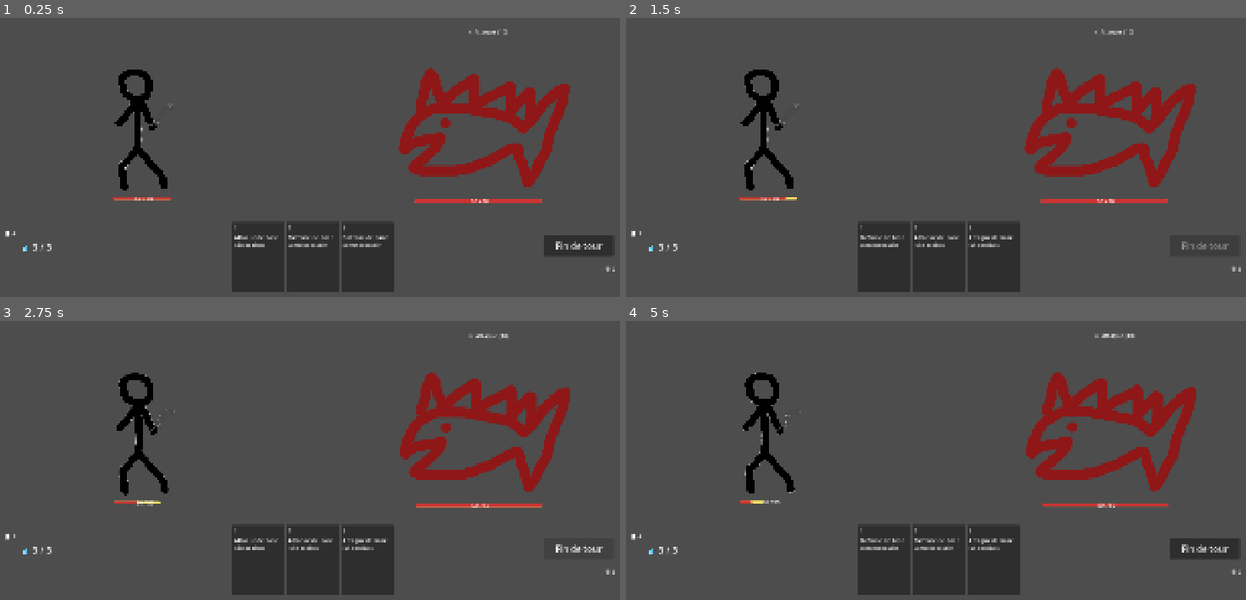
Above: before the commit, frames 1-4 (two rows, left to right).
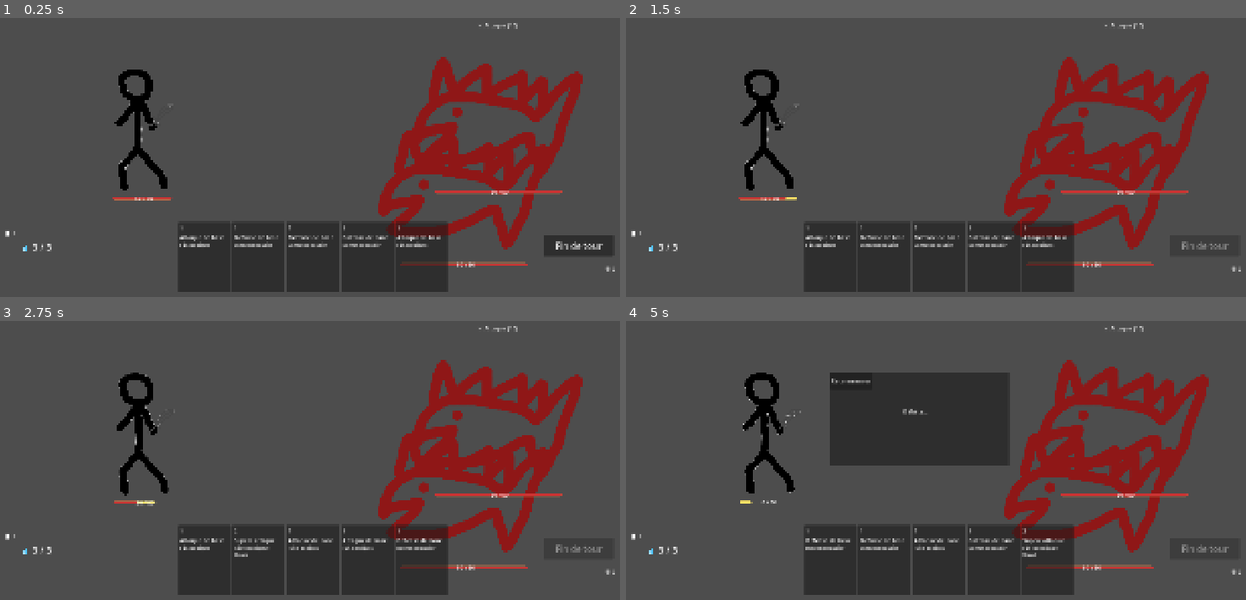
Above: after the commit, the same moments.

Repository: Elehos/jeu_de_bouboules
Game: Godot game, scene res://scenes/combat/combat.tscn
The game is run twice, just before and just after one commit, with the same random seed, the same clock (stepped at 60 frames per second) and the same inputs.
Inputs (mouse positions are in pixels of both pictures, inside the frame that each line leads up to):
- Up to frame 1 (0.25 s): no input
- Up to frame 2 (1.5 s): click "Fin de tour" at 0.5 s; click (1202, 246) at 1.25 s, where only the run before the commit has a clickable "Fin de tour"
- Up to frame 3 (2.75 s): click "Fin de tour" at 2 s
- Up to frame 4 (5 s): drag from (768, 427) to (1109, 429) at 2.77 s; drag from (1109, 427) to (768, 427) at 3.52 s; tap Enter at 4.25 s; move the mouse to (1004, 340) at 4.27 s; click (1004, 340) at 4.42 s

The runs differ from the first frame. In frame 1, 12% of the frame differs, in the area x 1-94%, y 1-99%; in frame 2, 12%; in frame 3, 12%; in frame 4, 22%, in the area x 1-98%, y 1-99%.

Commit message:
ajout de plusieurs ennemies en début de combat

Diff:
--- a/scenes/combat/combat.tscn
+++ b/scenes/combat/combat.tscn
@@ -3,13 +3,12 @@
 [ext_resource type="Script" uid="uid://batmmnjn3kp00" path="res://script/combat/CombatManager.gd" id="1_4voa6"]
 [ext_resource type="Script" uid="uid://dsmj81ld5jq7v" path="res://script/combat/Character.gd" id="1_5vqsm"]
 [ext_resource type="Texture2D" uid="uid://c32vf6tqncadn" path="res://assets/wireframe.jpg" id="1_ltalu"]
+[ext_resource type="PackedScene" uid="uid://bnydw6h4io0og" path="res://scenes/combat/enemy.tscn" id="2_gwckk"]
 [ext_resource type="Texture2D" uid="uid://bhv2lbp7eivo3" path="res://assets/characters/hero.png" id="3_4voa6"]
-[ext_resource type="Texture2D" uid="uid://e1ecrkhdsv07" path="res://assets/monsters/poichon.png" id="4_jgg25"]
 [ext_resource type="Script" uid="uid://olrbvy74v182" path="res://script/cards/Hand.gd" id="5_4a6i5"]
-[ext_resource type="Script" uid="uid://bug7rsw3haj2c" path="res://script/combat/Enemy.gd" id="5_jgg25"]
 [ext_resource type="Resource" uid="uid://si2lgkydtdkd" path="res://ressoucesCards/attackCard.tres" id="6_ijgaf"]
 [ext_resource type="Script" uid="uid://f3o7b7woxojq" path="res://script/cards/CardData.gd" id="7_3dmww"]
-[ext_resource type="PackedScene" uid="uid://d0g5hjsgl0b2j" path="res://scenes/cards/card.tscn" id="8_gwckk"]
+[ext_resource type="PackedScene" uid="uid://d0g5hjsgl0b2j" path="res://scenes/cards/Card.tscn" id="8_gwckk"]
 [ext_resource type="Resource" uid="uid://bomdgafd46m8f" path="res://ressoucesCards/defenseCard.tres" id="9_gwckk"]
 [ext_resource type="Resource" uid="uid://64tt2oeikj55" path="res://ressoucesCards/superAttackCard.tres" id="10_mrrmw"]
 [ext_resource type="PackedScene" uid="uid://cuugmemifju2l" path="res://scenes/ui/card_list_popup.tscn" id="13_mrrmw"]
@@ -20,14 +19,9 @@
 [sub_resource type="RectangleShape2D" id="RectangleShape2D_ckr0i"]
 size = Vector2(276, 391)
 
-[sub_resource type="StyleBoxFlat" id="StyleBoxFlat_563wa"]
-bg_color = Color(0.7254902, 0.5803922, 0.15686275, 1)
-
-[sub_resource type="RectangleShape2D" id="RectangleShape2D_ifpyu"]
-size = Vector2(522, 384.5)
-
 [node name="Combat" type="Node2D" unique_id=1943509951]
 script = ExtResource("1_4voa6")
+enemy_scene = ExtResource("2_gwckk")
 
 [node name="WorldRoot" type="Node2D" parent="." unique_id=2091808715]
 
@@ -80,53 +74,14 @@
 position = Vector2(474, 545.5)
 shape = SubResource("RectangleShape2D_ckr0i")
 
-[node name="Enemy" type="CharacterBody2D" parent="WorldRoot" unique_id=1490143893]
-script = ExtResource("5_jgg25")
-intention_sequence = Array[int]([0, 0, 0, 0])
+[node name="EnemySlot1" type="Marker2D" parent="WorldRoot" unique_id=1229845398]
+position = Vector2(1385, 732)
 
-[node name="HPBarDelayed" type="ProgressBar" parent="WorldRoot/Enemy" unique_id=479009923]
-offset_left = 1250.0
-offset_top = 760.0
-offset_right = 1608.0
-offset_bottom = 769.0
-theme_override_styles/fill = SubResource("StyleBoxFlat_563wa")
-show_percentage = false
+[node name="EnemySlot2" type="Marker2D" parent="WorldRoot" unique_id=2047136660]
+position = Vector2(1481, 526)
 
-[node name="HPBar" type="ProgressBar" parent="WorldRoot/Enemy" unique_id=1127862993]
-offset_left = 1249.0
-offset_top = 760.0
-offset_right = 1609.0
-offset_bottom = 769.0
-show_percentage = false
-
-[node name="HP" type="Label" parent="WorldRoot/Enemy" unique_id=1371015497]
-offset_left = 1408.0
-offset_top = 753.0
-offset_right = 1448.0
-offset_bottom = 776.0
-
-[node name="Sprite2D" type="Sprite2D" parent="WorldRoot/Enemy" unique_id=2048843923]
-position = Vector2(1446, 557)
-texture = ExtResource("4_jgg25")
-
-[node name="IntentionLabel" type="Label" parent="WorldRoot/Enemy" unique_id=1415942021]
-offset_left = 1399.0
-offset_top = 272.0
-offset_right = 1511.0
-offset_bottom = 333.0
-
-[node name="Block" type="Label" parent="WorldRoot/Enemy" unique_id=164104485]
-offset_left = 1208.0
-offset_top = 762.0
-offset_right = 1248.0
-offset_bottom = 785.0
-
-[node name="ClickArea" type="Area2D" parent="WorldRoot/Enemy" unique_id=1989323342]
-collision_layer = 8
-
-[node name="CollisionShape2D" type="CollisionShape2D" parent="WorldRoot/Enemy/ClickArea" unique_id=2025638365]
-position = Vector2(1443, 548.75)
-shape = SubResource("RectangleShape2D_ifpyu")
+[node name="EnemySlot3" type="Marker2D" parent="WorldRoot" unique_id=1664503013]
+position = Vector2(1175, 591)
 
 [node name="UI" type="CanvasLayer" parent="." unique_id=1345790589]
 
@@ -196,3 +151,4 @@
 mouse_filter = 0
 
 [node name="CardListPopup" parent="UI" unique_id=577641462 instance=ExtResource("13_mrrmw")]
+visible = false
--- /dev/null
+++ b/scenes/combat/enemy.tscn
@@ -0,0 +1,57 @@
+[gd_scene format=3 uid="uid://bnydw6h4io0og"]
+
+[ext_resource type="Script" uid="uid://bug7rsw3haj2c" path="res://script/combat/Enemy.gd" id="1_dxtal"]
+[ext_resource type="Texture2D" uid="uid://e1ecrkhdsv07" path="res://assets/monsters/poichon.png" id="2_8afxw"]
+
+[sub_resource type="StyleBoxFlat" id="StyleBoxFlat_563wa"]
+bg_color = Color(0.7254902, 0.5803922, 0.15686275, 1)
+
+[sub_resource type="RectangleShape2D" id="RectangleShape2D_ifpyu"]
+size = Vector2(522, 384.5)
+
+[node name="Enemy" type="CharacterBody2D" unique_id=1414696823]
+script = ExtResource("1_dxtal")
+intention_sequence = Array[int]([0, 0, 0, 0])
+
+[node name="HPBarDelayed" type="ProgressBar" parent="." unique_id=820461938]
+offset_left = -175.0
+offset_top = 208.0
+offset_right = 183.0
+offset_bottom = 217.0
+theme_override_styles/fill = SubResource("StyleBoxFlat_563wa")
+show_percentage = false
+
+[node name="HPBar" type="ProgressBar" parent="." unique_id=1490257298]
+offset_left = -176.0
+offset_top = 208.0
+offset_right = 184.0
+offset_bottom = 217.0
+show_percentage = false
+
+[node name="HP" type="Label" parent="." unique_id=1215918533]
+offset_left = -17.0
+offset_top = 201.0
+offset_right = 23.0
+offset_bottom = 224.0
+
+[node name="Sprite2D" type="Sprite2D" parent="." unique_id=1065179813]
+texture = ExtResource("2_8afxw")
+
+[node name="IntentionLabel" type="Label" parent="." unique_id=946254267]
+offset_left = -54.0
+offset_top = -272.0
+offset_right = 58.0
+offset_bottom = -211.0
+
+[node name="Block" type="Label" parent="." unique_id=1940169795]
+offset_left = -217.0
+offset_top = 210.0
+offset_right = -177.0
+offset_bottom = 233.0
+
+[node name="ClickArea" type="Area2D" parent="." unique_id=1903516912]
+collision_layer = 8
+
+[node name="CollisionShape2D" type="CollisionShape2D" parent="ClickArea" unique_id=688300112]
+position = Vector2(0, -3)
+shape = SubResource("RectangleShape2D_ifpyu")
--- a/script/cards/Hand.gd
+++ b/script/cards/Hand.gd
@@ -4,7 +4,7 @@
 @export var card_scene: PackedScene  # on y glissera Card.tscn depuis l'Inspecteur
 @export var starting_cards: Array[CardData] = []  # tes CardData de test, à remplir dans l'Inspecteur
 @export var deck_data: Array[CardData] = []  # ton deck complet, assigné dans l'Inspecteur
-@export var cards_per_turn: int = 3
+@export var cards_per_turn: int = 5 # nombre de cartes tirées par tour
 
 func _ready() -> void:
 	CombatEvents.player_turn_started.connect(new_turn)
--- a/script/combat/CombatManager.gd
+++ b/script/combat/CombatManager.gd
@@ -9,7 +9,6 @@
 
 # Références aux nœuds de la scène, récupérées automatiquement au lancement
 @onready var player: Character = $WorldRoot/Player
-@onready var enemy: Enemy = $WorldRoot/Enemy
 @onready var end_turn_button: Button = $UI/EndTurnButton
 @onready var mana_label: Label = $UI/ManaLabel
 @onready var end_screen: Panel = $UI/EndScreen
@@ -21,6 +20,10 @@
 @onready var card_list_popup: CardListPopup = $UI/CardListPopup
 
 var combat_over: bool = false
+@export var enemy_scene: PackedScene  # glisse Enemy.tscn dans l'Inspecteur
+@onready var enemy_slots: Array[Marker2D] = [$WorldRoot/EnemySlot1, $WorldRoot/EnemySlot2, $WorldRoot/EnemySlot3]
+
+var enemies: Array[Enemy] = []
 
 # Signaux émis pour prévenir d'autres scripts (UI, animations...) qu'un tour démarre/finit
 signal turn_started(state: TurnState)
@@ -28,16 +31,17 @@
 
 
 func _ready() -> void:
+	spawn_enemies()
 	CombatEvents.deck_counts_changed.connect(_on_deck_counts_changed)
 	end_turn_button.pressed.connect(_on_end_turn_pressed)
 	turn_started.connect(_on_turn_started)
 	CombatEvents.card_played.connect(_on_card_played)
 	CombatEvents.mana_changed.connect(_on_mana_changed)
 	player.died.connect(_on_player_died)
-	enemy.died.connect(_on_enemy_died)
+	#enemy.died.connect(_on_enemy_died)
 	restart_button.pressed.connect(_on_restart_pressed)
 	player.damage_taken.connect(_on_damage_taken)
-	enemy.damage_taken.connect(_on_damage_taken)
+	#enemy.damage_taken.connect(_on_damage_taken)
 	draw_count_label.gui_input.connect(_on_draw_pile_input)
 	discard_count_label.gui_input.connect(_on_discard_pile_input)
 	start_turn(TurnState.PLAYER_TURN)
@@ -53,7 +57,9 @@
 			CombatEvents.refill_mana()
 			CombatEvents.player_turn_started.emit()
 		TurnState.ENEMY_TURN:
-			enemy.reset_block()
+			for e in enemies:
+				if is_instance_valid(e):
+					e.reset_block()
 			enemy_play_turn()
 
 
@@ -70,8 +76,10 @@
 
 
 func enemy_play_turn() -> void:
-	await get_tree().create_timer(0.5).timeout
-	enemy.execute_intention(player)
+	for e in enemies:
+		if is_instance_valid(e):
+			await get_tree().create_timer(0.5).timeout
+			e.execute_intention(player)
 	end_turn()
 
 
@@ -106,8 +114,17 @@
 func _on_player_died() -> void:
 	show_end_screen("Défaite...")
 
-func _on_enemy_died() -> void:
-	show_end_screen("Victoire !")
+func _on_enemy_died(dead_enemy: Enemy) -> void:
+	enemies.erase(dead_enemy)
+
+	var all_dead = true
+	for e in enemies:
+		if is_instance_valid(e):
+			all_dead = false
+			break
+
+	if all_dead:
+		show_end_screen("Victoire !")
 
 func show_end_screen(text: String) -> void:
 	combat_over = true
@@ -155,3 +172,15 @@
 func _on_discard_pile_input(event: InputEvent) -> void:
 	if event is InputEventMouseButton and event.pressed and event.button_index == MOUSE_BUTTON_LEFT:
 		_on_discard_pile_clicked()
+
+func spawn_enemies() -> void:
+	var enemy_count = randi_range(1, 3)
+	print("Nombre d'ennemis à spawn : ", enemy_count)
+
+	for i in range(enemy_count):
+		var new_enemy: Enemy = enemy_scene.instantiate()
+		add_child(new_enemy)
+		new_enemy.global_position = enemy_slots[i].global_position
+		print("Ennemi ", i, " positionné à : ", new_enemy.global_position)
+		enemies.append(new_enemy)
+		new_enemy.died.connect(_on_enemy_died.bind(new_enemy))
